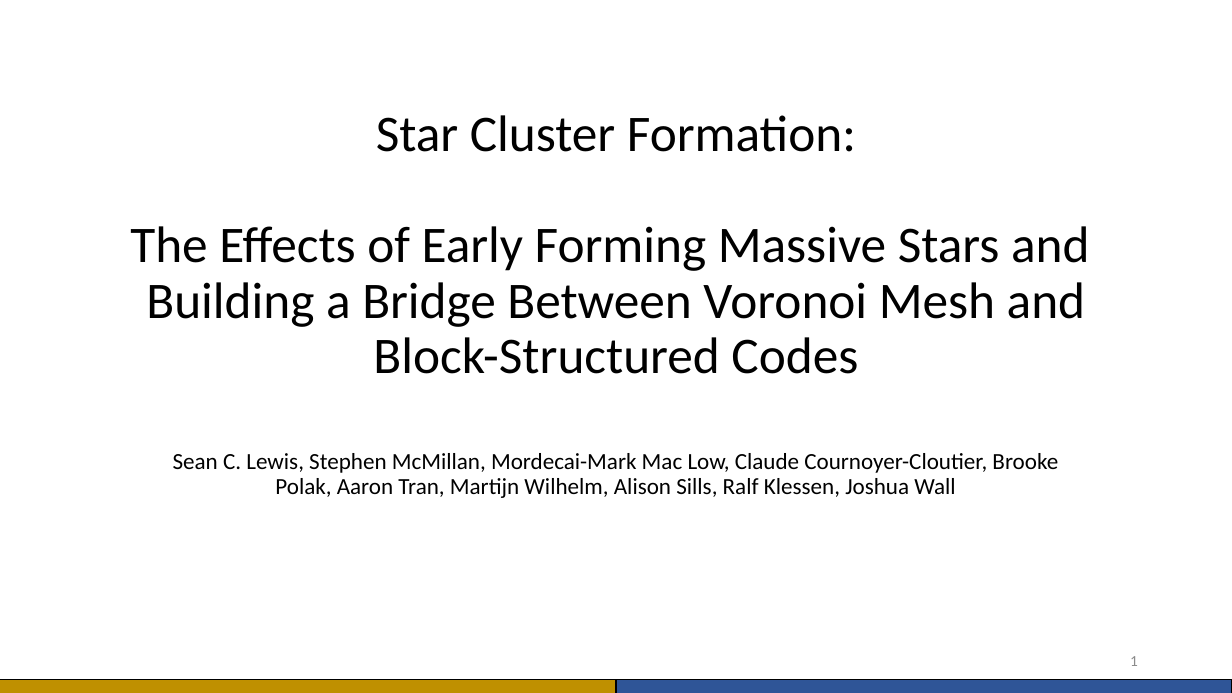
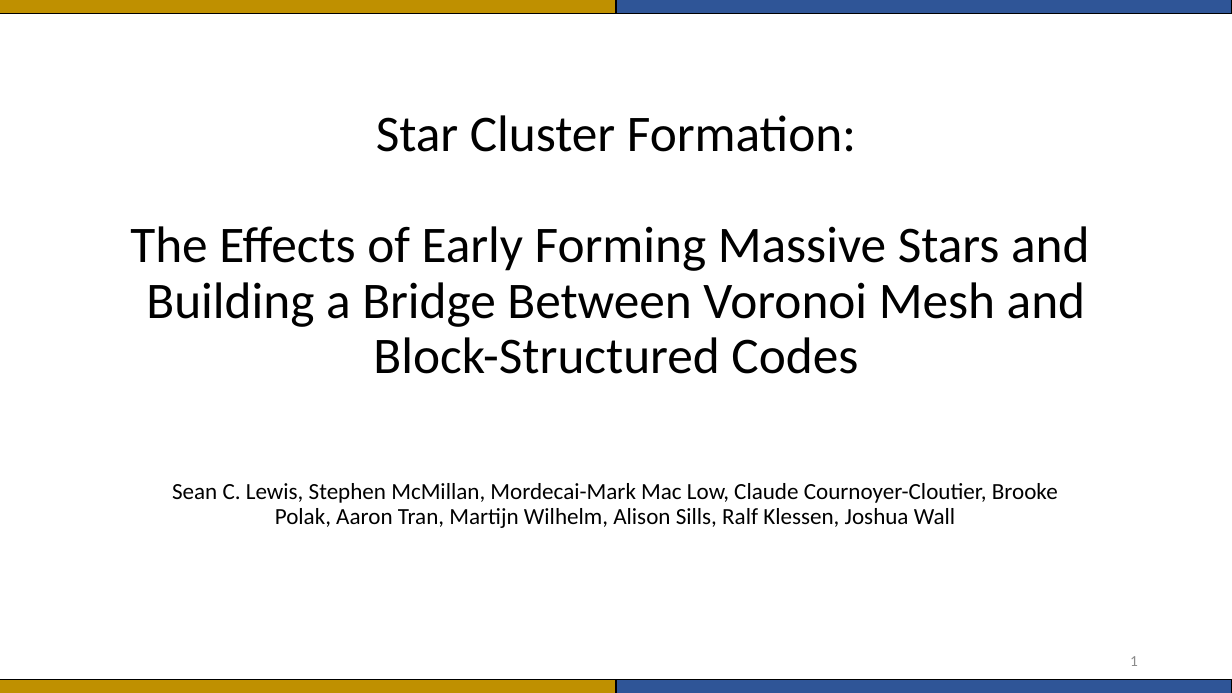
Before and after one commit to seanlabean/presentations, a slide deck: slide 1 of 2022Clusters/Presentation1.pptx. Drawn at 1232x693 pixels with LibreOffice and Linux fonts; fonts in the diff are those of the drawing. Boxes give left, top, right and bottom in pixels: in the first picture for what was removed or moved away, otherwise in the second. Text is boxed around its words. In the diff, an @@ line names an element or a change of style, - is before the commit and + after.

```diff
--- a/2022Clusters/Presentation1.pptx
+++ b/2022Clusters/Presentation1.pptx
@@ rectangle added at <box>0,0,1232,13</box>, fill #BF9000, outline #000000 1 pt @@
@@ rectangle added at <box>616,0,1232,13</box>, fill #2F5597, outline #000000 1 pt @@
@@ subtitle "Sean C. Lewis, Stephen McMillan, ...": place and size @@
-subtitle "Sean C. Lewis, Stephen McMillan, ..." at <box>173,453,1058,498</box>
+subtitle "Sean C. Lewis, Stephen McMillan, ..." at <box>172,483,1058,528</box>
```
Also in this commit, not shown: 9 other slides changed.
